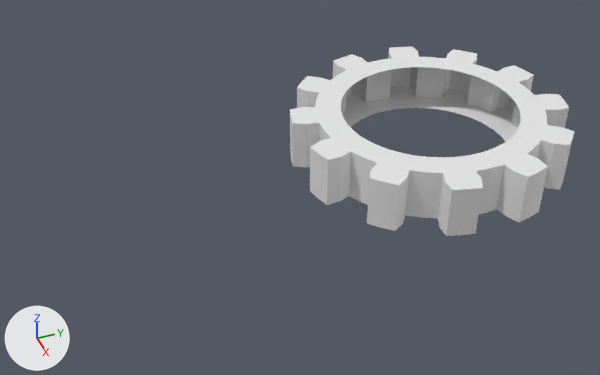
Renders of the Blender file src/manytooth_gears_practice/gear1.blend from each side of a commit.
The view is the same before and after, from a camera (50 mm lens) standing at (4.82, -5.61, 3.15) and looking at (0.02, -3.74, -0.52). Arrows for +X, +Y and +Z are at lower left; the lights stay in place. Mesh edges are drawn as thin lines on the coarser meshes.

The first picture shows 'Gear'.
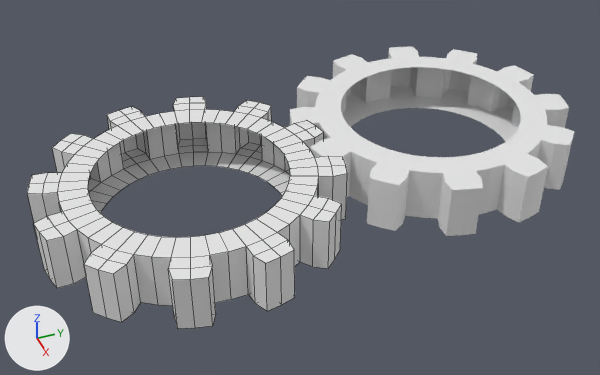
The newer file is also turned or shifted as a whole; pictures and numbers use the older file's frame.

Where the change shows, as pixel boxes (x1, y1, x2, y2) in the pictures (600 x 375 px):
'Gear.001', added
    after: (27, 97, 347, 328)

Diff of the bpy script that builds the scene:
```diff
--- a/src/manytooth_gears_practice/gear1.blend.py
+++ b/src/manytooth_gears_practice/gear1.blend.py
@@ me_gear_001 @@
+me_gear_001.from_pydata(...)  # 336 vertices, 288 faces; spans x -1.09..1.09, y -1.09..1.09, z -0.2..0.2
@@ ob_gear_001 @@
+ob_gear_001 = bpy.data.objects.new('Gear.001', me_gear_001)
+ob_gear_001.location = (0.078, -4.59, -0.346)
```
